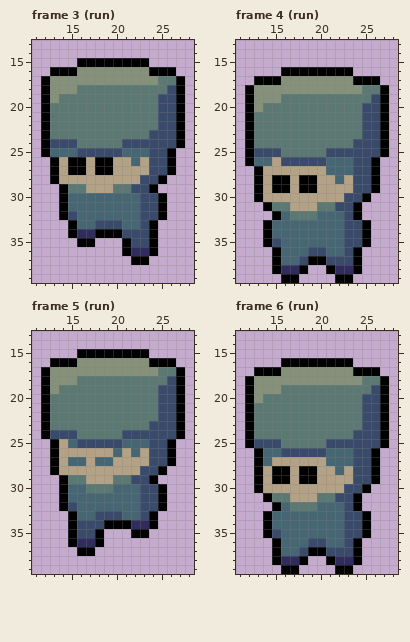
Pixel-art file: assets/sprites/player/soldier/soldier.aseprite. That is the earlier state.
40x40 pixels, 6 frames. Shown: frame 3 (run): x 11..28, y 13..39; frame 4 (run): x 11..28, y 13..39; frame 5 (run): x 11..28, y 13..39; frame 6 (run): x 11..28, y 13..39. The old version is drawn lined up with the new one. The commit also changed other frames, which this record leaves out.
Once edited:
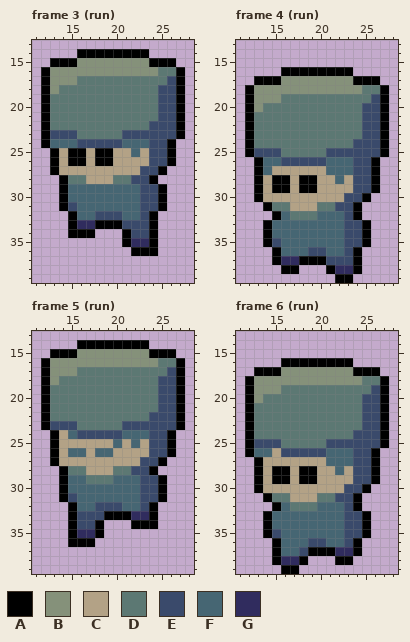
Palette (. is transparent): A #000000  B #85917a  C #b3a286  D #5c7873  E #3a4a6b  F #466673  G #302c5e
Diff:
whole drawing moved by +0,+6 (the old picture is shown already moved)
Changed rows in their new state; - is an unchanged pixel.
Frame 3 (run):
first column x 12:
14 ----AAAAAAAA----
15 -AAABBBBBBBBAAA-
16 ABBB--------BDDA
17 ----DDDDDDDDD-E-
18 --DD---------E--
19 -D--------------
22 ------------E---
23 -EEE-----EEE----
24 -FFFEEEEEFFF--A.
25 .ACAACAACC-C----
26 ----------C-----
27 ---CC-CC---E-A.-
28 -.ADD---DDE-A.--
29 ---FFFFFFFF-EA--
31 ---E------------
32 --.A--EEE---A.--
33 ----GGAAAEE-----
34 ----AA...A------
35 ----..----GG----
36 ---------.AA----
37 ----------..----
Frame 4 (run):
first column x 12:
26 .A-F
27 --F-
first column x 15:
37 -GGA
38 .AA.
39 -..-
Frame 5 (run):
first column x 12:
14 ----AAAAAAAA----
15 -AAABBBBBBBBAAA-
16 ABBB--------BDDA
17 ----DDDDDDDDD-E-
18 --DD---------E--
19 -D--------------
22 ------------E---
23 -EEE-----EEE----
24 .ACFEEEEEFFF--A.
25 ---CCCCCFC-C----
26 ---FF-FFC-C-----
27 ---CC-CC---E-A.-
28 -.ADD---DDE-A.--
29 ---FFDDDFFF-EA--
30 -----FFF--------
31 ---E------------
32 --.A--EEE---A.--
33 ----EE-AAAGG----
34 ------A...AA----
35 ----GG----..----
36 ----AA.---------
37 ----..----------
Frame 6 (run):
first column x 12:
26 AF-C
27 --C-
first column x 21:
37 AGG-
38 .AA.
39 -..-
Pixel boxes of the changes (left, top, right, bottom) in both pictures:
changed: (41, 49, 185, 265)
changed: (245, 157, 281, 175)
changed: (272, 256, 308, 283)
changed: (41, 340, 185, 556)
changed: (245, 448, 281, 466)
changed: (326, 547, 362, 574)
